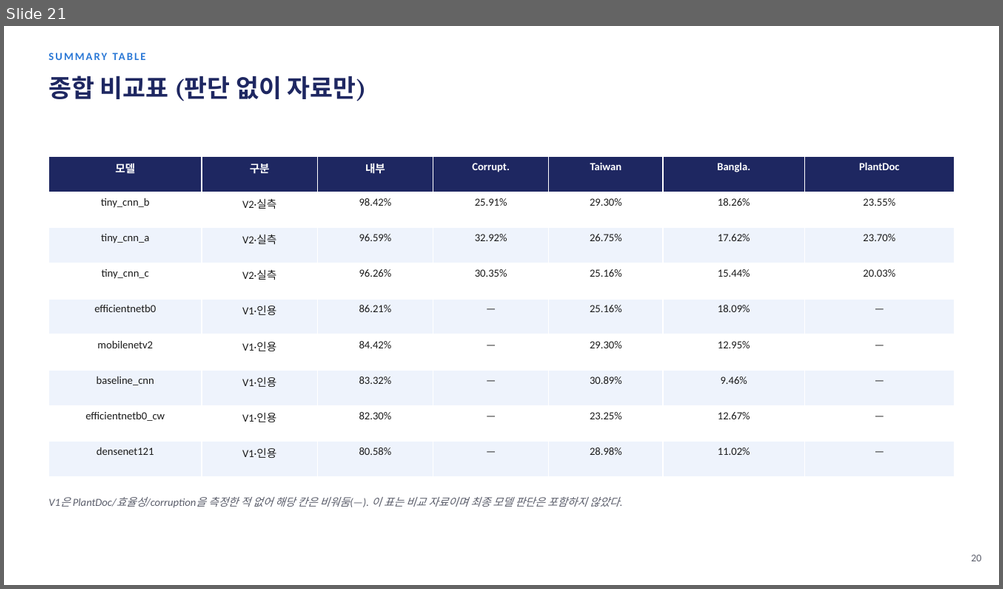
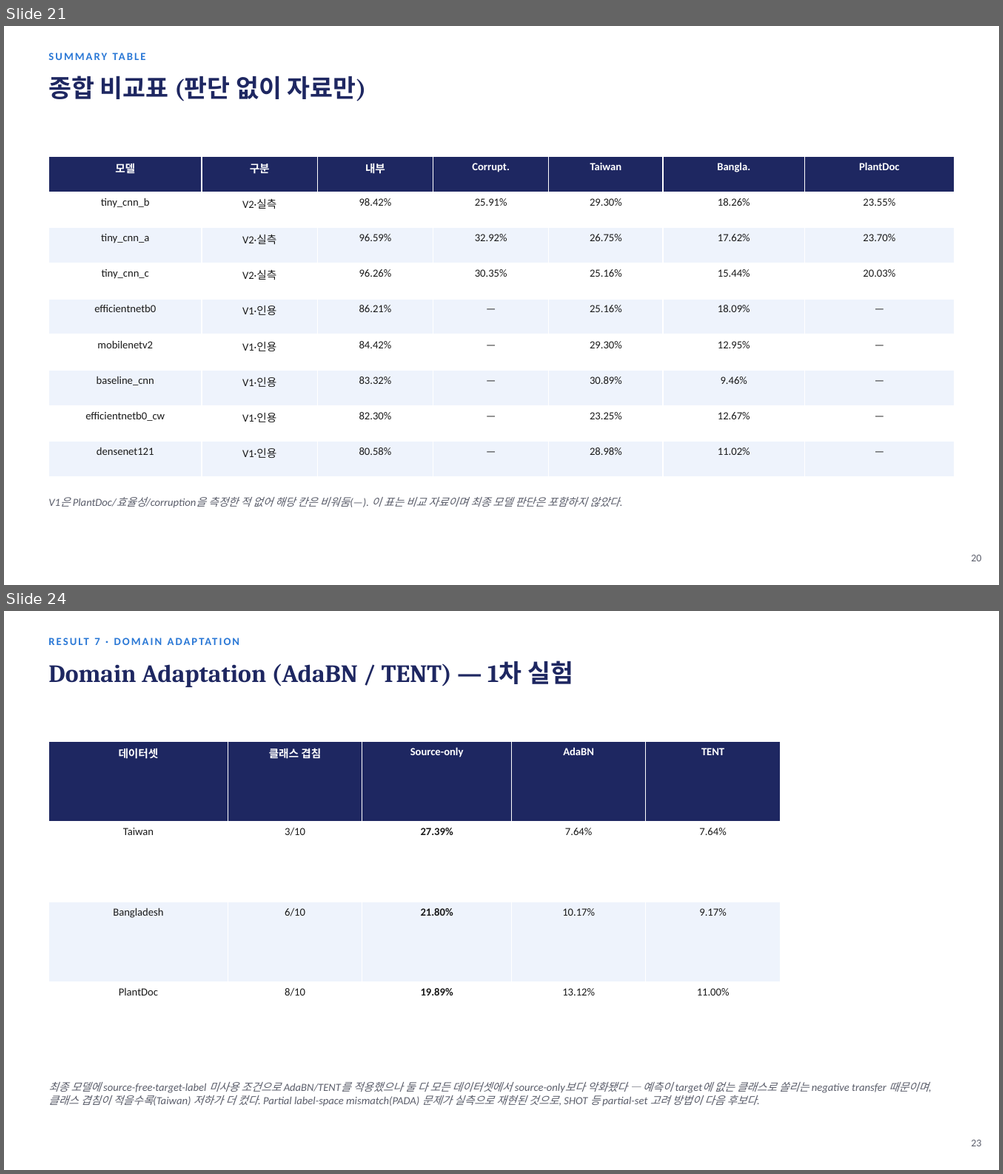
Before and after one commit to sara0813/tomato-disease-v2, a slide deck: docs/CNN_토마토_병해분류_V2_진행보고.pptx. Shown one above the other, each under a label of ours: slide 21 before the commit, slides 21 and 24 after it; the slides between them are not shown. The pictures are 1003x589 and 1003x1174 pixels, drawn with LibreOffice and Linux fonts; fonts in the diff are those of the drawing. Boxes give left, top, right and bottom in pixels: in the first picture for what was removed or moved away, otherwise in the second. Text is boxed around its words. In the diff, an @@ line names an element or a change of style, - is before the commit and + after.

```diff
--- a/docs/CNN_토마토_병해분류_V2_진행보고.pptx
+++ b/docs/CNN_토마토_병해분류_V2_진행보고.pptx
@@ slide 24 added at [4,611,999,1170], background #FFFFFF @@
@@ text added at [94,638,99,645], 10.5 pt, text #2A78D6, bold @@
+RESULT 7 · DOMAIN ADAPTATION
@@ text added at [48,661,573,687], 24 pt, text #1E2761, bold @@
+Domain Adaptation (AdaBN / TENT) — 1차 실험
@@ table added at [48,741,780,1062], 4 rows, 5 columns @@
+데이터셋 | 클래스 겹침 | Source-only | AdaBN | TENT
+Taiwan | 3/10 | 27.39% | 7.64% | 7.64%
+Bangladesh | 6/10 | 21.80% | 10.17% | 9.17%
+PlantDoc | 8/10 | 19.89% | 13.12% | 11.00%
@@ text added at [48,1082,928,1107], 10.5 pt, text #5B5E6B, italic @@
+최종 모델에 source-free·target-label 미사용 조건으로 AdaBN/TENT를 적용했으나 둘 다 모든 데이터셋에서 source-only보다 악화됐다 — 예측이 target에 없는 클래스로 쏠리는 negative transfer 때문이며, 클래스 겹침이 적을수록(Taiwan) 저하가 더 컸다. Partial label-space mismatch(PADA) 문제가 실측으로 재현된 것으로, SHOT 등 partial-set 고려 방법이 다음 후보다.
@@ text added at [970,1140,981,1147], 10 pt, text #5B5E6B @@
+23
```
Also in this commit, not shown: 3 slides changed, 2 other slides added, 1 other file.
